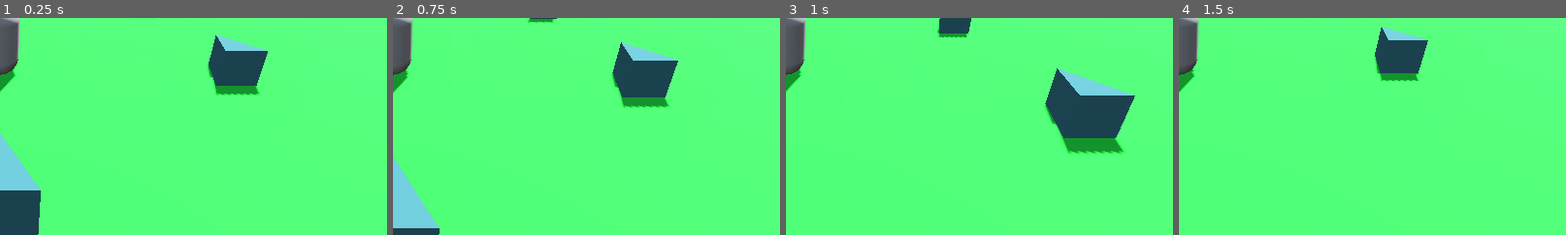
Above: before the commit, frames 1-4 (left to right).
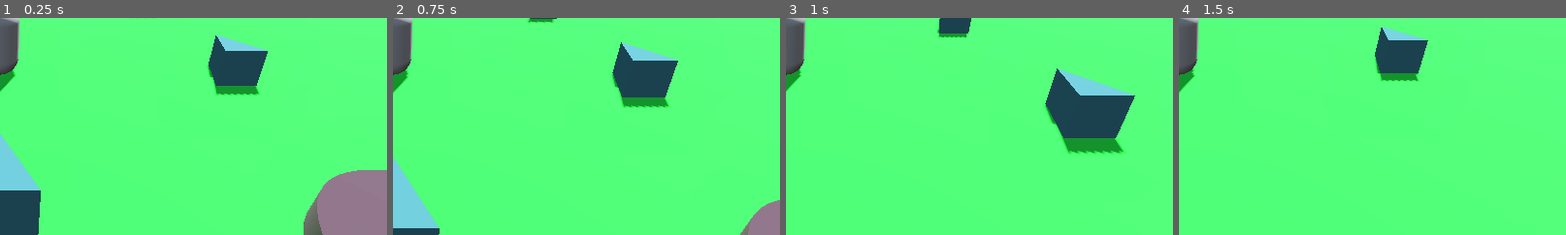
Above: after the commit, the same moments.

Repository: hypermush/RemakingPikmin
Game: Godot game, scene res://level.tscn
The game is run twice, just before and just after one commit, with the same random seed, the same clock (stepped at 60 frames per second) and the same inputs.
Inputs (mouse positions are % of the whole screen's width and height, from its top left):
- Up to frame 1 (0.25 s): no input
- Up to frame 2 (0.75 s): tap Enter at 0.5 s; move the mouse to (55, 50) at 0.52 s; press the mouse at (55, 50) at 0.53 s; hold W (move_forward) from 0.53 s (still down)
- Up to frame 3 (1 s): keep holding W (move_forward)
- Up to frame 4 (1.5 s): keep holding W (move_forward); move the mouse to (45, 50) at 1.27 s; release the mouse at (45, 50) at 1.28 s; click (45, 50) at 1.35 s
The pictures show only the part of the screen within x 50-100%, y 50-100%; the shares and areas given below are measured in that part.

The runs differ from the first frame. In frame 1, 5.5% of the frame differs, in the area x 78-100%, y 70-100%; in frame 2, 1.1%; in frame 3, nothing differs; in frame 4, nothing differs.

Commit message:
Trying to start with interaction zones
I need to do more work here. I don't understand signals enough

Diff:
--- /dev/null
+++ b/interaction_zone.gd
@@ -0,0 +1,18 @@
+extends Node3D
+
+@onready var _halo_mesh: MeshInstance3D = %ZoneHalo
+@onready var _interact_zone: Area3D = %Area3D
+
+# Called when the node enters the scene tree for the first time.
+func _ready() -> void:
+	pass # Replace with function body.
+
+
+# Called every frame. 'delta' is the elapsed time since the previous frame.
+func _process(delta: float) -> void:
+	if _interact_zone.has_overlapping_bodies():
+		Log.print("Body entered: " + str(_interact_zone.get_overlapping_bodies()))
+
+# trying to detect when a body enters (signal)
+func _bodyEntered():
+	pass
--- /dev/null
+++ b/interaction_zone.tscn
@@ -0,0 +1,31 @@
+[gd_scene load_steps=5 format=3 uid="uid://hknnxwg8cib"]
+
+[ext_resource type="Script" path="res://interaction_zone.gd" id="1_khjci"]
+
+[sub_resource type="CylinderMesh" id="CylinderMesh_mbmix"]
+
+[sub_resource type="StandardMaterial3D" id="StandardMaterial3D_4wqu3"]
+transparency = 1
+albedo_color = Color(0.32549, 0, 0.247059, 0.803922)
+
+[sub_resource type="CylinderShape3D" id="CylinderShape3D_lqjbj"]
+height = 0.504914
+radius = 1.99993
+
+[node name="InteractionZone" type="Node3D"]
+script = ExtResource("1_khjci")
+
+[node name="ZoneHalo" type="MeshInstance3D" parent="."]
+unique_name_in_owner = true
+transform = Transform3D(4, 0, 0, 0, 0.245, 0, 0, 0, 4, 0, 0.207157, 0)
+mesh = SubResource("CylinderMesh_mbmix")
+surface_material_override/0 = SubResource("StandardMaterial3D_4wqu3")
+
+[node name="Area3D" type="Area3D" parent="."]
+unique_name_in_owner = true
+collision_layer = 0
+collision_mask = 2
+
+[node name="CollisionShape3D" type="CollisionShape3D" parent="Area3D"]
+transform = Transform3D(1, 0, 0, 0, 1, 0, 0, 0, 1, 0, 0.201176, 0)
+shape = SubResource("CylinderShape3D_lqjbj")
--- a/level.tscn
+++ b/level.tscn
@@ -1,6 +1,7 @@
-[gd_scene load_steps=10 format=3 uid="uid://ccb1iowo1ks33"]
+[gd_scene load_steps=11 format=3 uid="uid://ccb1iowo1ks33"]
 
 [ext_resource type="PackedScene" uid="uid://x0f6skrphdbu" path="res://player.tscn" id="1_4o623"]
+[ext_resource type="PackedScene" uid="uid://hknnxwg8cib" path="res://interaction_zone.tscn" id="2_gp7im"]
 
 [sub_resource type="ProceduralSkyMaterial" id="ProceduralSkyMaterial_l1rx6"]
 sky_horizon_color = Color(0.64625, 0.65575, 0.67075, 1)
@@ -92,3 +93,6 @@
 
 [node name="Camera3D" type="Camera3D" parent="."]
 transform = Transform3D(-1, 0, -8.74228e-08, -8.33596e-08, -0.301322, 0.953523, -2.63424e-08, 0.953523, 0.301322, 0, 16.1193, 0)
+
+[node name="InteractionZone" parent="." instance=ExtResource("2_gp7im")]
+transform = Transform3D(1, 0, 0, 0, 1, 0, 0, 0, 1, 5.56022, 0, 3.40577)
--- a/player.tscn
+++ b/player.tscn
@@ -12,6 +12,7 @@
 [sub_resource type="SphereShape3D" id="SphereShape3D_jouno"]
 
 [node name="Player" type="CharacterBody3D"]
+collision_layer = 3
 script = ExtResource("1_0nf4c")
 
 [node name="PlayerSkin" type="MeshInstance3D" parent="."]
